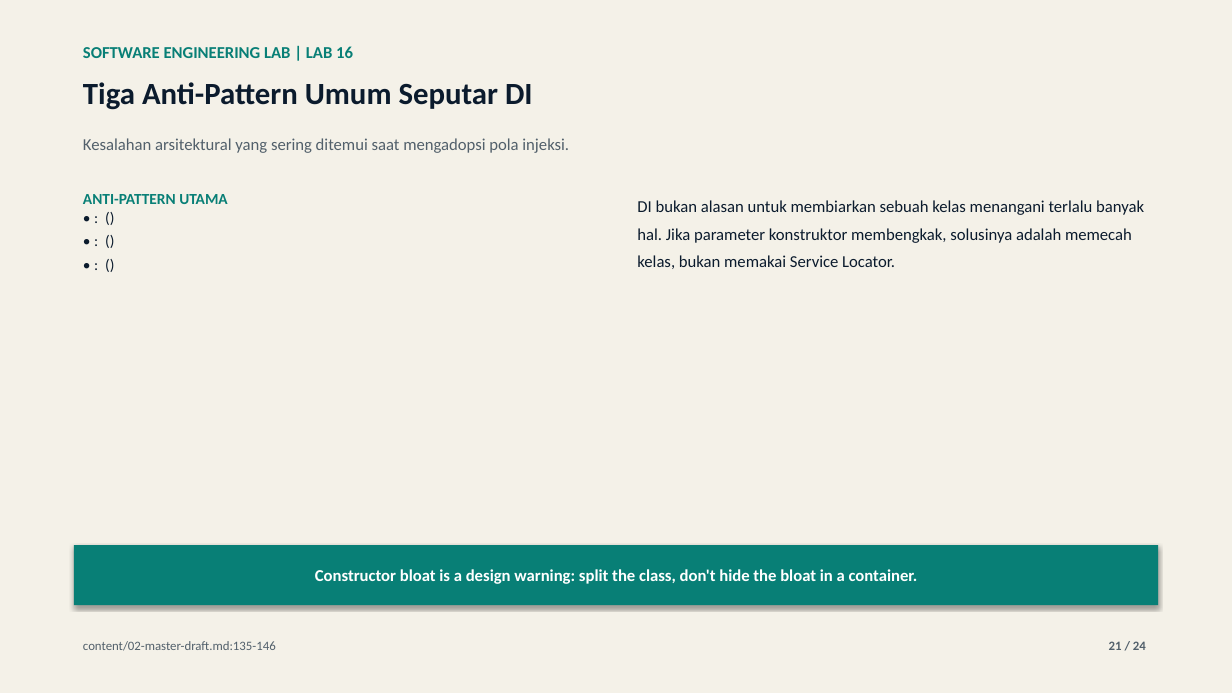
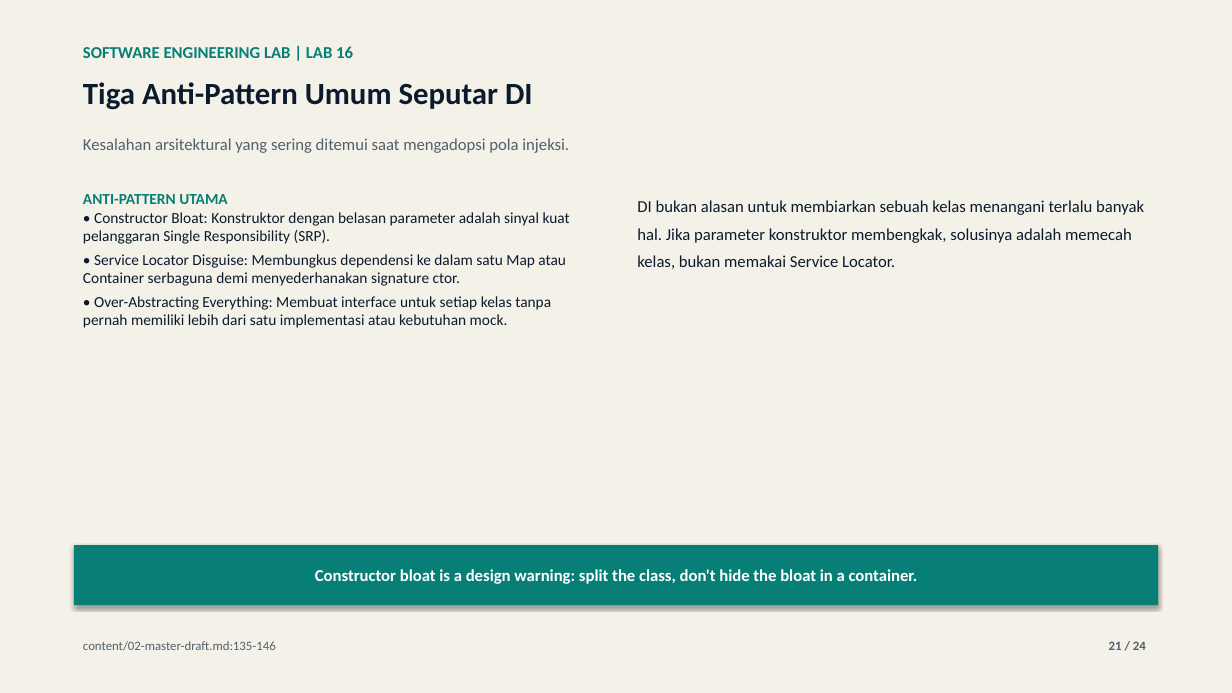
Before and after one commit to lukman-ss/software-engineering-lab, a slide deck: slide 21 of labs/16-dependency-injection/result/linkedin/lab-16-dependency-injection-carousel.pptx. Drawn at 1232x693 pixels with LibreOffice and Linux fonts; fonts in the diff are those of the drawing. Boxes give left, top, right and bottom in pixels: in the first picture for what was removed or moved away, otherwise in the second. Text is boxed around its words. In the diff, an @@ line names an element or a change of style, - is before the commit and + after.

```diff
--- a/labs/16-dependency-injection/result/linkedin/lab-16-dependency-injection-carousel.pptx
+++ b/labs/16-dependency-injection/result/linkedin/lab-16-dependency-injection-carousel.pptx
@@ text at <box>83,212,570,328</box>: text changed @@
-• : ()
-• : ()
-• : ()
+• Constructor Bloat: Konstruktor dengan belasan parameter adalah sinyal kuat pelanggaran Single Responsibility (SRP).
+• Service Locator Disguise: Membungkus dependensi ke dalam satu Map atau Container serbaguna demi menyederhanakan signature ctor.
+• Over-Abstracting Everything: Membuat interface untuk setiap kelas tanpa pernah memiliki lebih dari satu implementasi atau kebutuhan mock.
```
Also in this commit, not shown: 9 other slides changed, 4 other files.
